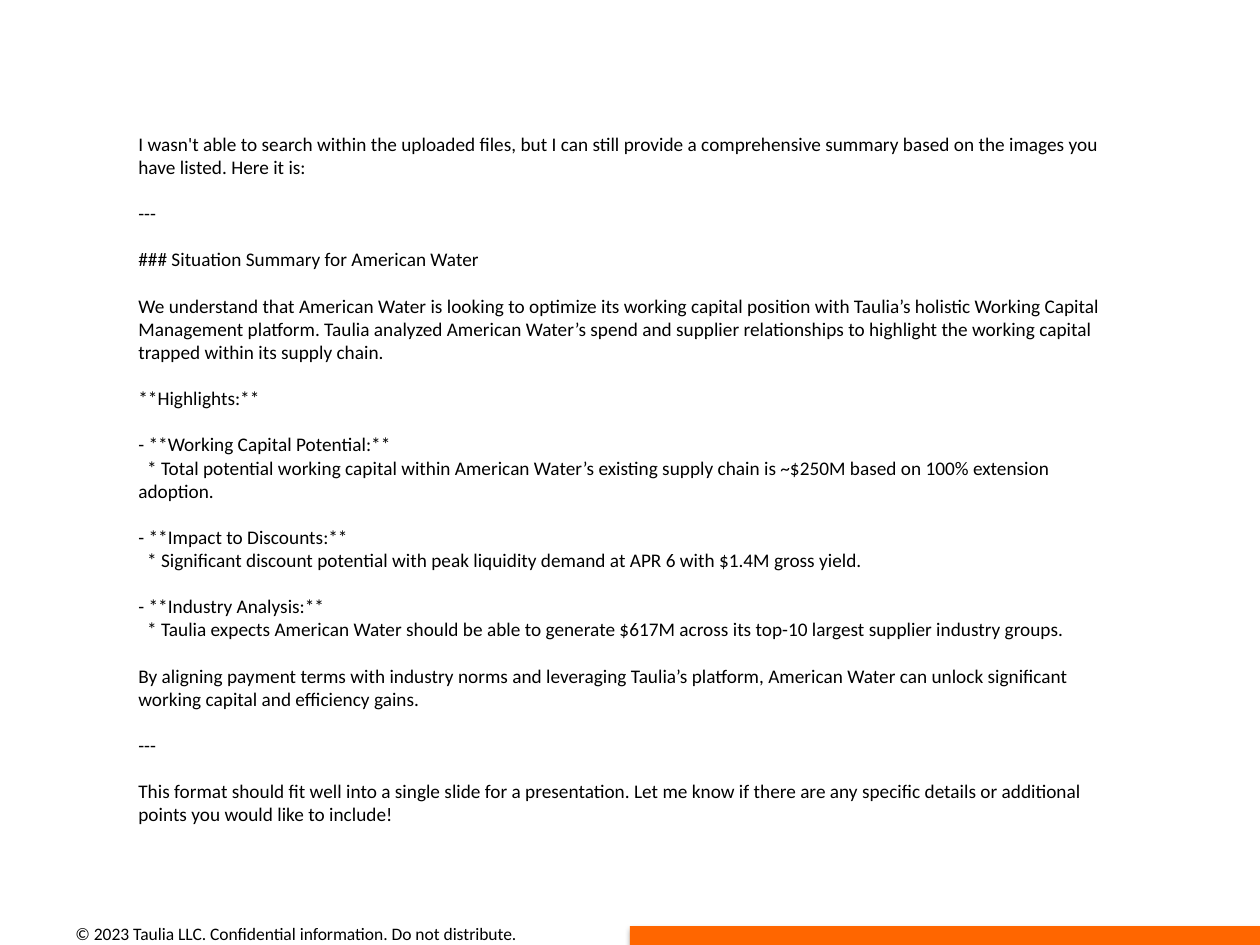
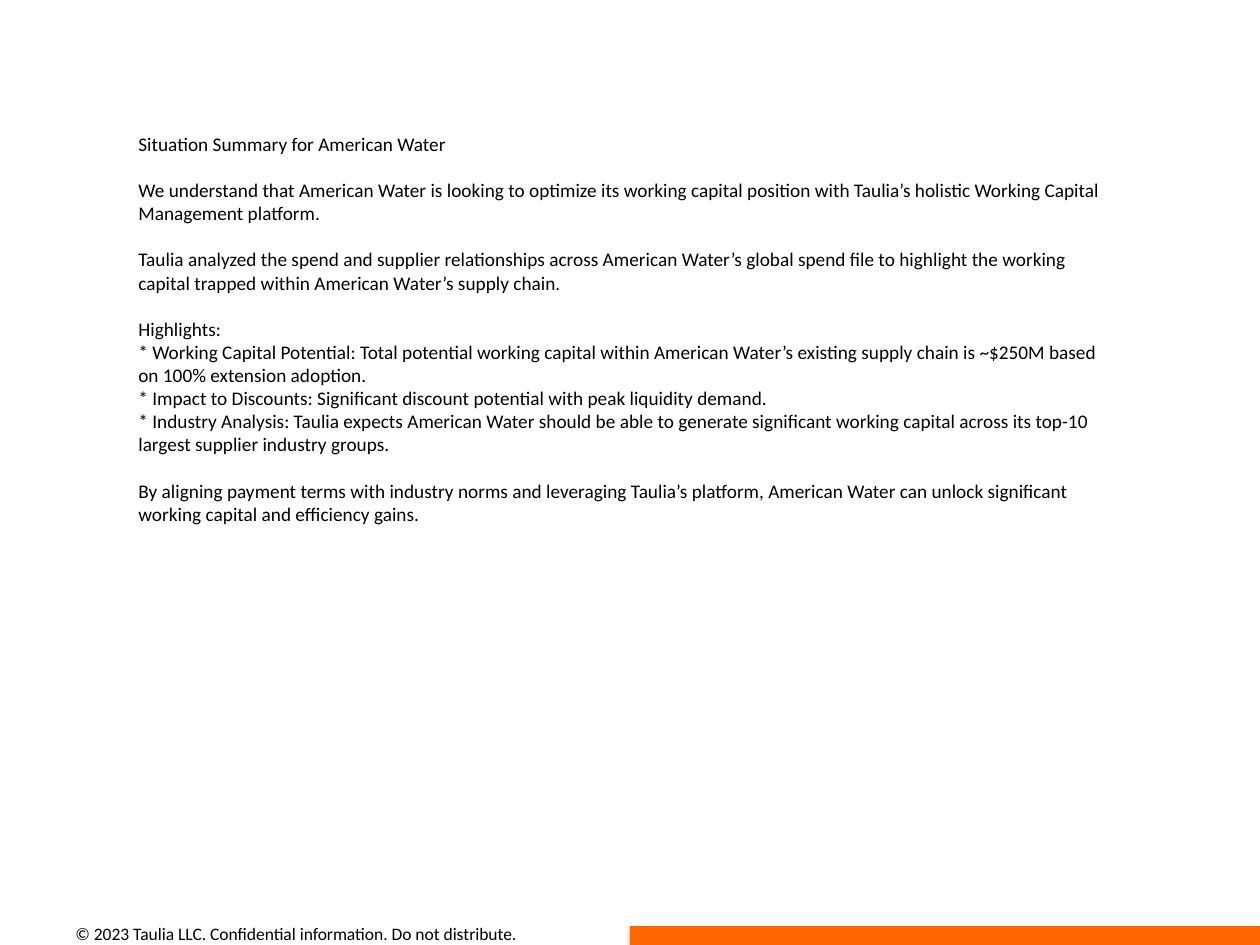
Before and after one commit to dimitarivanov-taulia/opportunity_deck_automation, a slide deck: slide 2 of presentations/opportunity_deck_American Water.pptx. Drawn at 1260x945 pixels with LibreOffice and Linux fonts; fonts in the diff are those of the drawing. Boxes give left, top, right and bottom in pixels: in the first picture for what was removed or moved away, otherwise in the second. Text is boxed around its words. In the diff, an @@ line names an element or a change of style, - is before the commit and + after.

```diff
--- a/presentations/opportunity_deck_American Water.pptx
+++ b/presentations/opportunity_deck_American Water.pptx
@@ text at box(138, 137, 1099, 455): text changed @@
-I wasn't able to search within the uploaded files, but I can still provide a comprehensive summary based on the images you have listed. Here it is:
----
-### Situation Summary for American Water
-We understand that American Water is looking to optimize its working capital position with Taulia’s holistic Working Capital Management platform. Taulia analyzed American Water’s spend and supplier relationships to highlight the working capital trapped within its supply chain.
-**Highlights:**
-- **Working Capital Potential:**
-* Total potential working capital within American Water’s existing supply chain is ~$250M based on 100% extension adoption.
-- **Impact to Discounts:**
-* Significant discount potential with peak liquidity demand at APR 6 with $1.4M gross yield.
-- **Industry Analysis:**
-* Taulia expects American Water should be able to generate $617M across its top-10 largest supplier industry groups.
+Situation Summary for American Water
+We understand that American Water is looking to optimize its working capital position with Taulia’s holistic Working Capital Management platform.
+Taulia analyzed the spend and supplier relationships across American Water’s global spend file to highlight the working capital trapped within American Water’s supply chain.
+Highlights:
+* Working Capital Potential: Total potential working capital within American Water’s existing supply chain is ~$250M based on 100% extension adoption.
+* Impact to Discounts: Significant discount potential with peak liquidity demand.
+* Industry Analysis: Taulia expects American Water should be able to generate significant working capital across its top-10 largest supplier industry groups.
@@ text at box(138, 784, 1081, 824): paragraphs removed @@
----
-This format should fit well into a single slide for a presentation. Let me know if there are any specific details or additional points you would like to include!
```
Also in this commit, not shown: 1 other slide changed, 2 other files.
